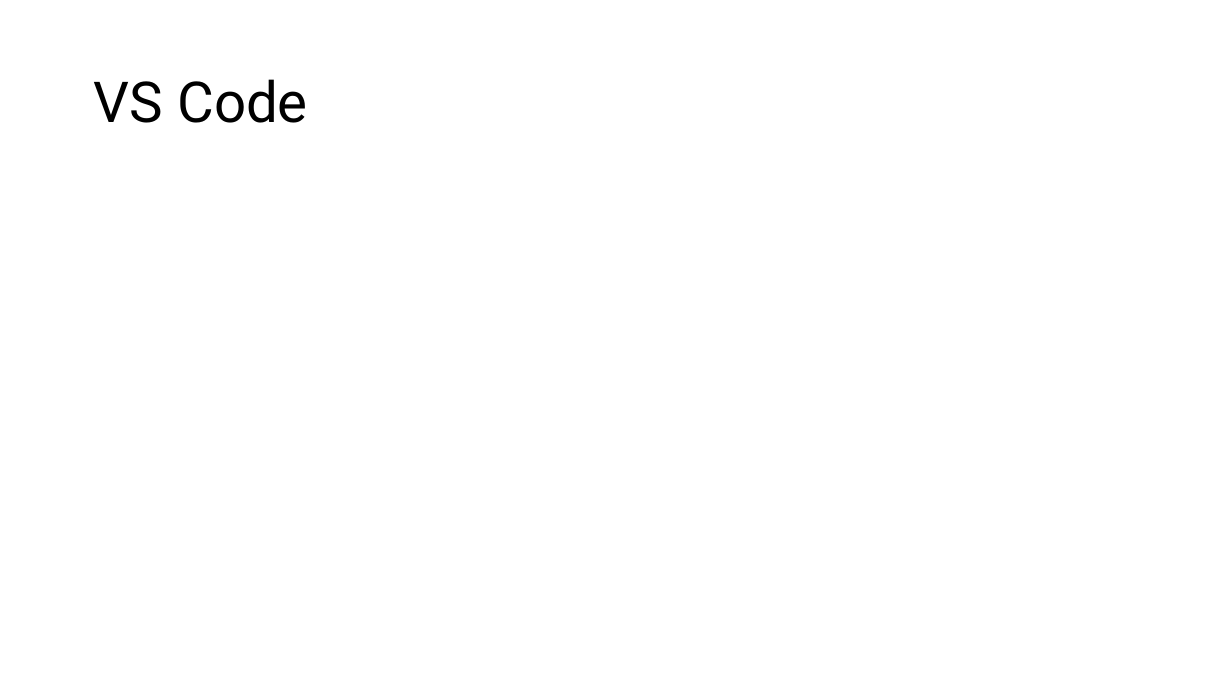
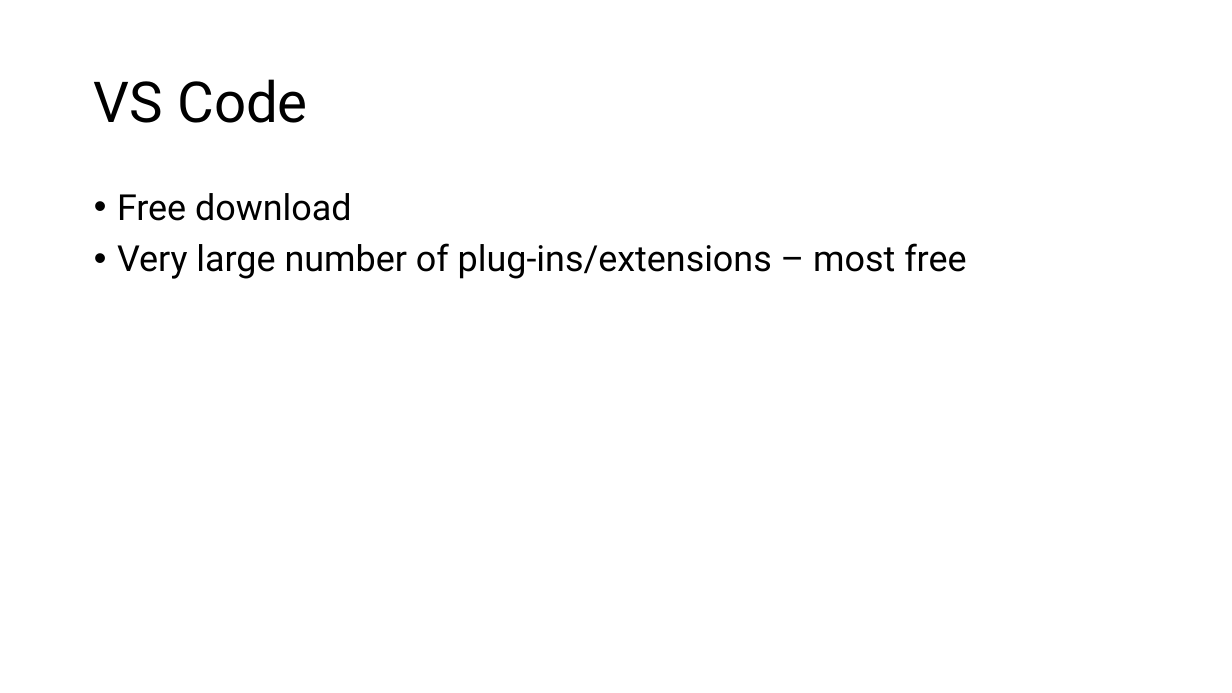
Before and after one commit to phil-a10/Talks, a slide deck: slide 3 of Data Engineering Using Free Tools/Learn Data Engineering For Free.pptx (slide 5 before the commit). Drawn at 1232x693 pixels with LibreOffice and Linux fonts; fonts in the diff are those of the drawing. Boxes give left, top, right and bottom in pixels: in the first picture for what was removed or moved away, otherwise in the second. Text is boxed around its words. In the diff, an @@ line names an element or a change of style, - is before the commit and + after.

```diff
--- a/Data Engineering Using Free Tools/Learn Data Engineering For Free.pptx
+++ b/Data Engineering Using Free Tools/Learn Data Engineering For Free.pptx
@@ text added at (117,193,966,279), 28 pt, text #000000 @@
+• Free download
+• Very large number of plug-ins/extensions – most free
```
Also in this commit, not shown: 3 slides added, 1 slide removed, 5 other files.
